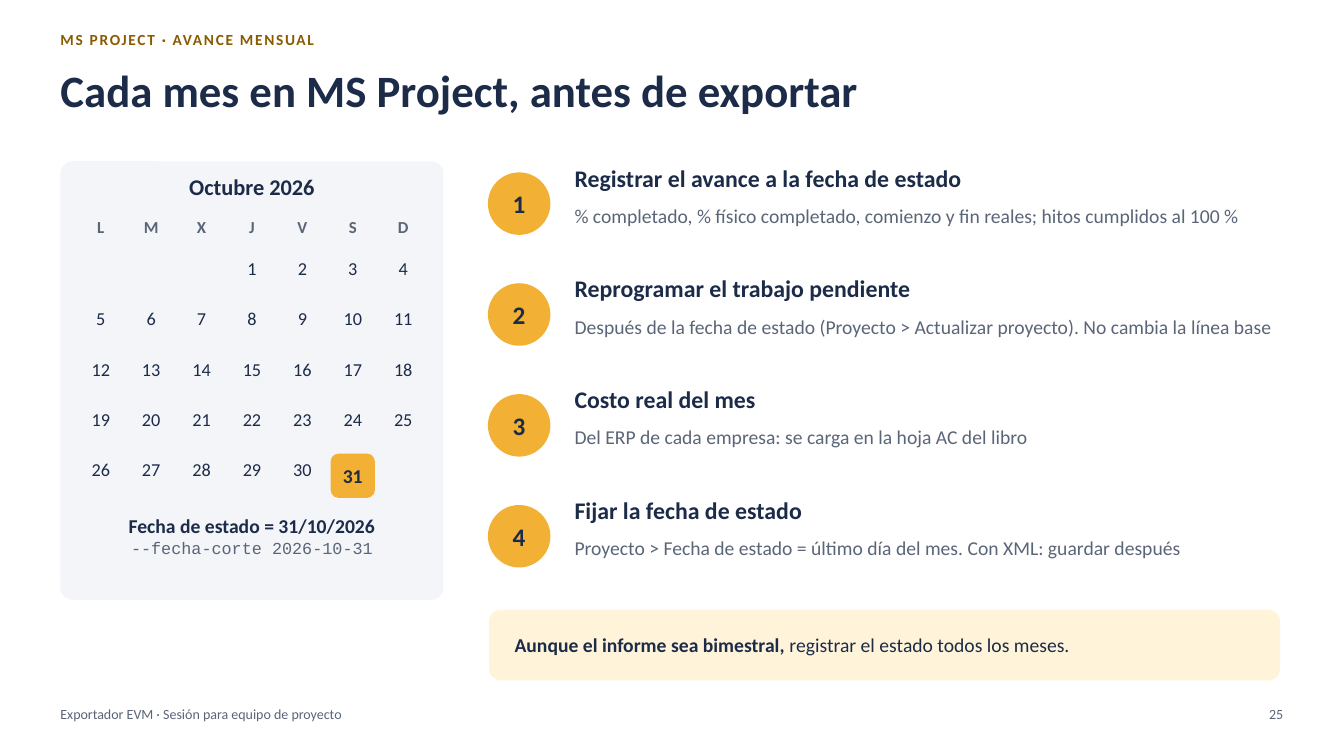
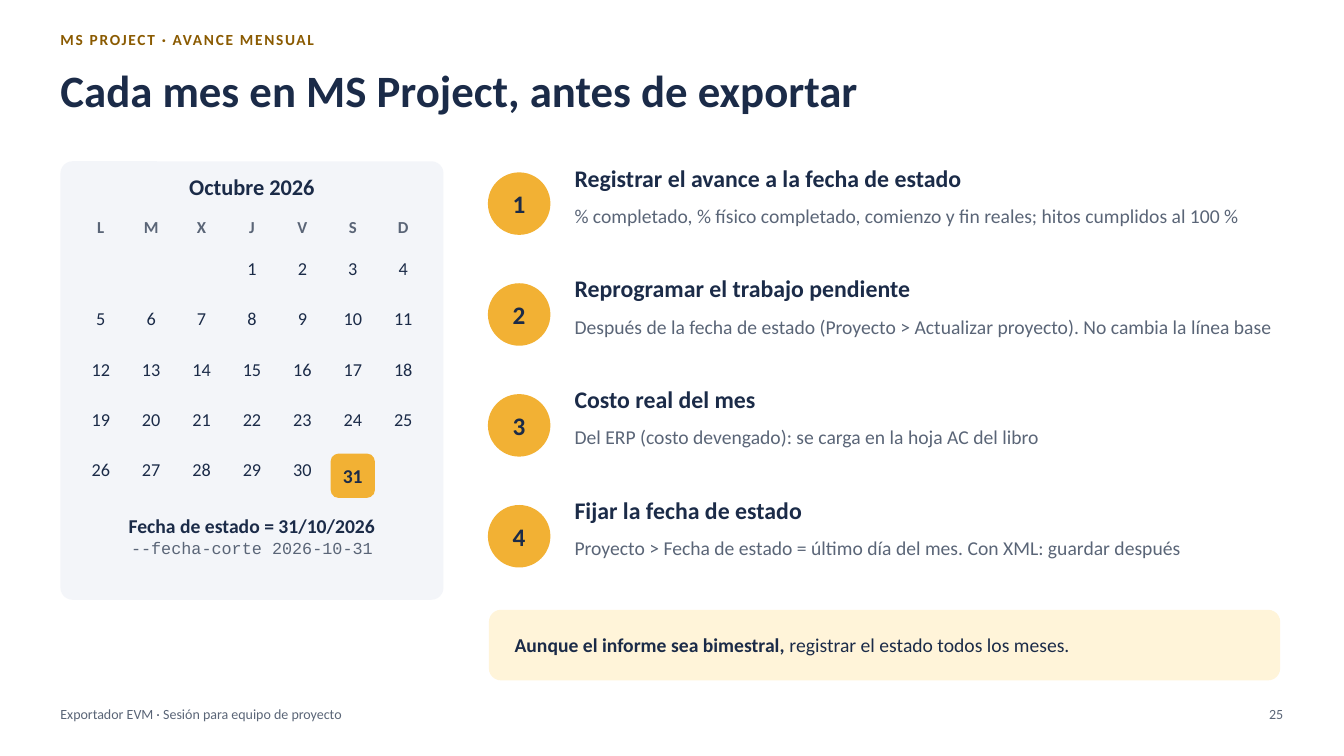
Before and after one commit to MarceloSalazar/evm-automation, a slide deck: slide 25 of docs/presentacion-jefes-de-proyecto.pptx. Drawn at 1344x756 pixels with LibreOffice and Linux fonts; fonts in the diff are those of the drawing. Boxes give left, top, right and bottom in pixels: in the first picture for what was removed or moved away, otherwise in the second. Text is boxed around its words. In the diff, an @@ line names an element or a change of style, - is before the commit and + after.

Commit message:
Presentación: textos que caben en cada diapositiva y ejemplos de multi-empresa generales
- Diapositiva 2: viñetas más cortas (la última quedaba tapada por el recuadro inferior).
- Diapositivas 14, 15, 21 y 28: se restaura el formato de las etiquetas en negrita.
- Diapositivas 13, 16, 25, 27 y 37: textos más cortos o con el formato original.
- PDF exportado de nuevo.
- Multi-empresa, modo porcentaje y README: ejemplos de dos empresas en términos generales.

```diff
--- a/docs/presentacion-jefes-de-proyecto.pptx
+++ b/docs/presentacion-jefes-de-proyecto.pptx
@@ text at box(575, 430, 1038, 448): text changed @@
-Del ERP de cada empresa: se carga en la hoja AC del libro
+Del ERP (costo devengado): se carga en la hoja AC del libro
```
Also in this commit, not shown: 9 other slides changed, 4 other files.
